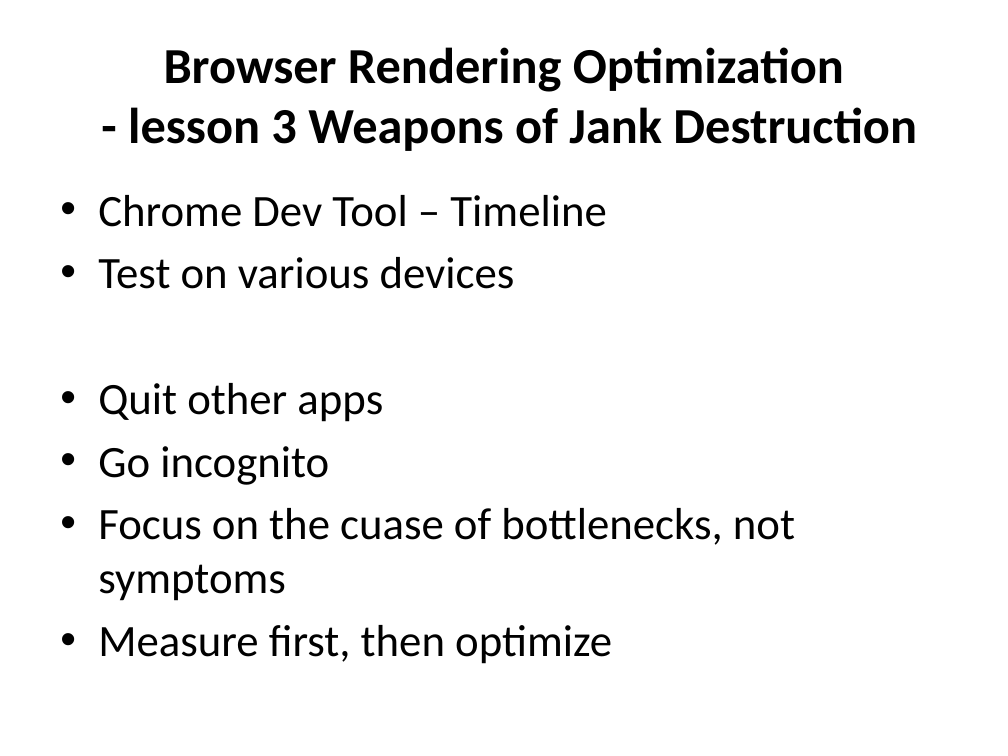
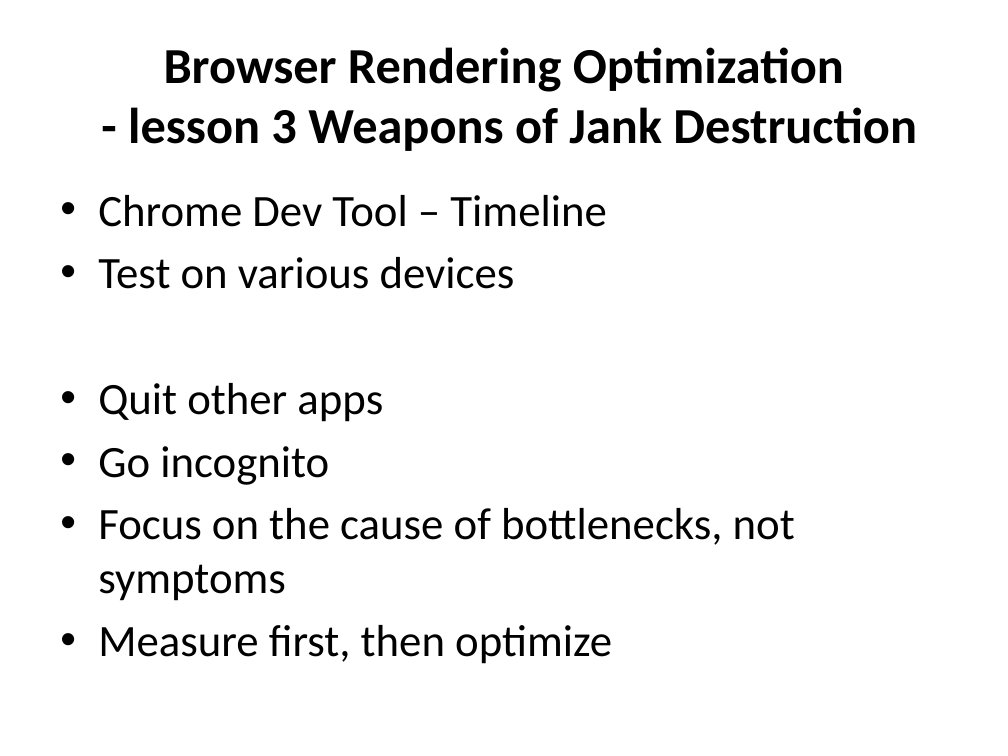
Before and after one commit to canaantt/canaantt.github.io, a slide deck: slide 14 of FE_P4/Techie_0224.pptx. Drawn at 1008x756 pixels with LibreOffice and Linux fonts; fonts in the diff are those of the drawing. Boxes give left, top, right and bottom in pixels: in the first picture for what was removed or moved away, otherwise in the second. Text is boxed around its words. In the diff, an @@ line names an element or a change of style, - is before the commit and + after.

```diff
--- a/FE_P4/Techie_0224.pptx
+++ b/FE_P4/Techie_0224.pptx
@@ text at (98,508,795,601): text changed @@
-• Focus on the cuase of bottlenecks, not symptoms
+• Focus on the cause of bottlenecks, not symptoms
```
Also in this commit, not shown: 4 slides added, 1 slide removed, 11 other files.
